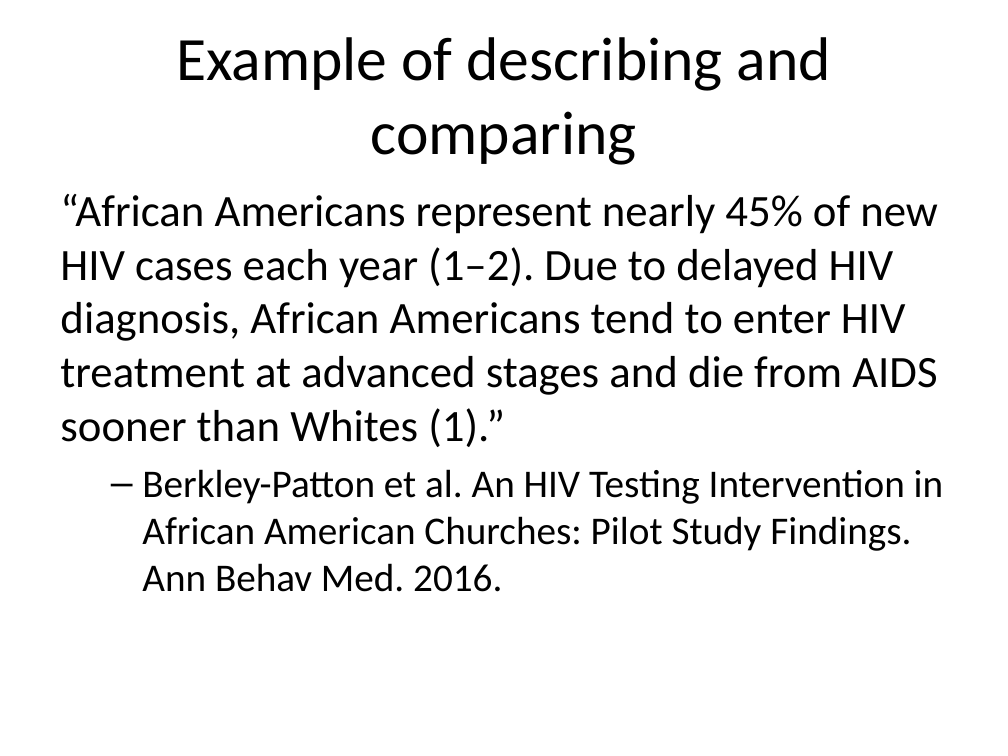
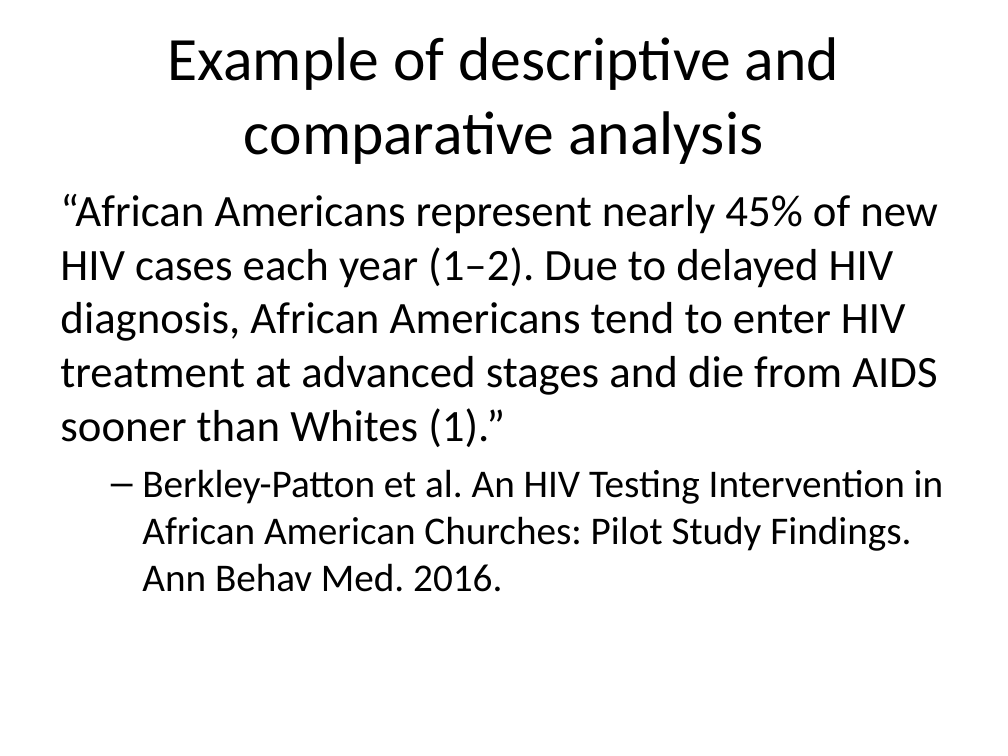
Before and after one commit to classes-medb/5510, a slide deck: slide 14 of doc/video-03-literature-review.pptx (slide 11 before the commit). Drawn at 1008x756 pixels with LibreOffice and Linux fonts; fonts in the diff are those of the drawing. Boxes give left, top, right and bottom in pixels: in the first picture for what was removed or moved away, otherwise in the second. Text is boxed around its words. In the diff, an @@ line names an element or a change of style, - is before the commit and + after.

```diff
--- a/doc/video-03-literature-review.pptx
+++ b/doc/video-03-literature-review.pptx
@@ title at (168, 37, 839, 164): text changed @@
-Example of describing and comparing
+Example of descriptive and comparative analysis
```
Also in this commit, not shown: 9 other slides changed, 8 slides added, 15 slides removed, 8 other files.
